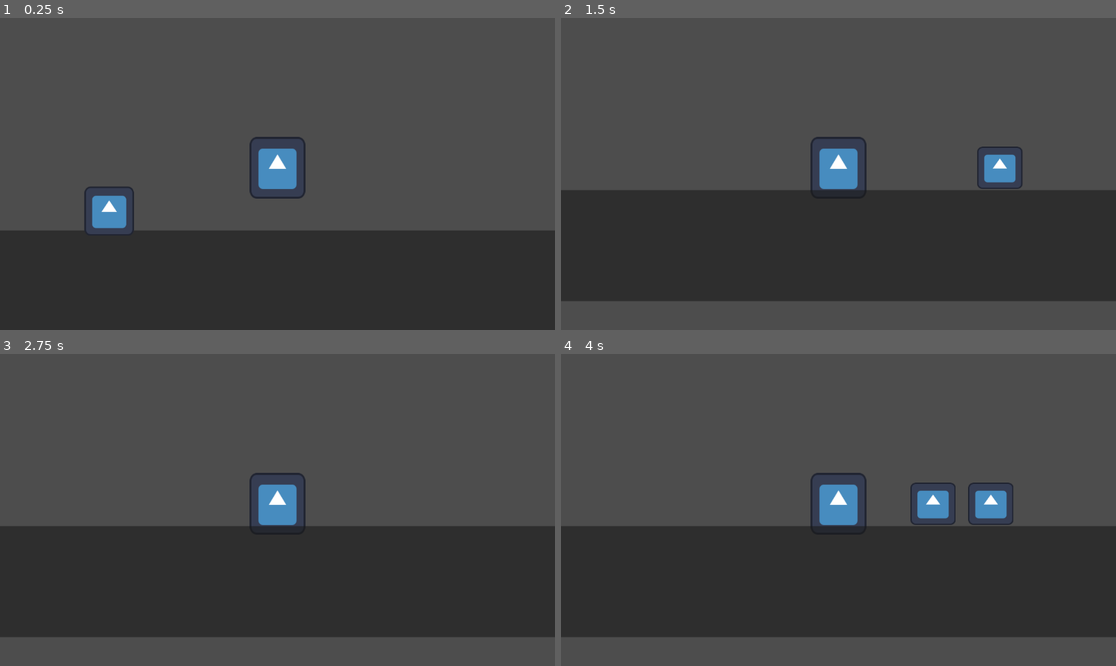
Above: before the commit, frames 1-4 (two rows, left to right).
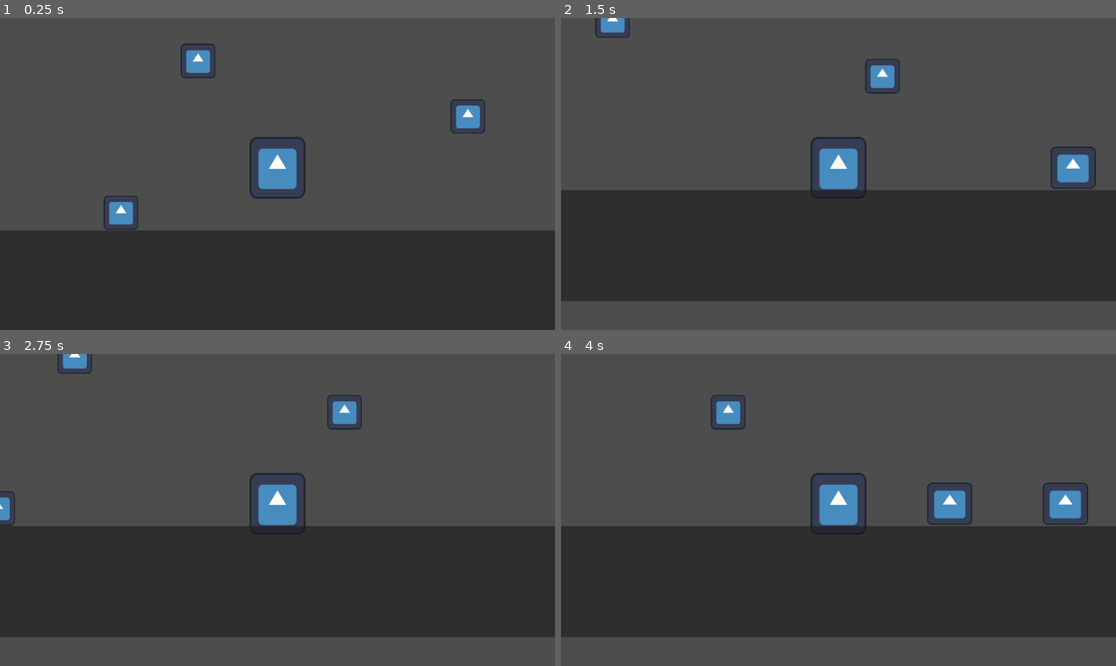
Above: after the commit, the same moments.

Repository: pieberrykinnie/witchs-forest
Game: Godot game, scene res://World.tscn
The game is run twice, just before and just after one commit, with the same random seed, the same clock (stepped at 60 frames per second) and the same inputs. This scene is started directly instead of the project's main scene. The engine's default icon, where the game draws it, is replaced by a stand-in: a white triangle on a blue panel in a dark square.
Inputs:
- Up to frame 1 (0.25 s): no input
- Up to frame 2 (1.5 s): tap Enter (ui_accept) at 0.5, 0.77 s; hold Right (ui_right) from 0.53 s (still down)
- Up to frame 3 (2.75 s): tap Enter (ui_accept) at 1.52 s; release Right (ui_right) at 2.03 s; hold Left (ui_left) from 2.03 s (still down)
- Up to frame 4 (4 s): release Left (ui_left) at 2.78 s; hold Right (ui_right) from 2.78 s (still down); tap Enter (ui_accept) at 3.02, 3.77 s

The runs differ from the first frame. In frame 1, 1.7% of the frame differs, in the area x 15-88%, y 8-70%; in frame 2, 2.0%; in frame 3, 0.8%; in frame 4, 2.5%, in the area x 27-95%, y 13-55%.

Commit message:
Add files via upload
Changes: 
1/ Adding bat enemies (if want to add more bats, please read the comment in the main scene (scene: World))
2/ Player will jump once getting hit by enemies

Diff:
--- /dev/null
+++ b/Player/Bat_4.tscn
@@ -0,0 +1,31 @@
+[gd_scene load_steps=3 format=3 uid="uid://c7nqbnjs8wa1o"]
+
+[ext_resource type="PackedScene" uid="uid://b563ksapfq2qu" path="res://bat.tscn" id="1_slrcm"]
+
+[sub_resource type="CircleShape2D" id="CircleShape2D_gd3fo"]
+radius = 247.703
+
+[node name="CharacterBody2D" type="CharacterBody2D"]
+position = Vector2(114, 81)
+collision_layer = 4
+collision_mask = 2
+
+[node name="Bat" parent="." instance=ExtResource("1_slrcm")]
+position = Vector2(-8, 8)
+
+[node name="Bat2" parent="." instance=ExtResource("1_slrcm")]
+position = Vector2(-29, 20)
+
+[node name="Bat3" parent="." instance=ExtResource("1_slrcm")]
+position = Vector2(6, 32)
+
+[node name="Bat4" parent="." instance=ExtResource("1_slrcm")]
+position = Vector2(22, 10)
+
+[node name="PlayerDetection" type="Area2D" parent="."]
+collision_layer = 4
+collision_mask = 2
+
+[node name="CollisionShape2D" type="CollisionShape2D" parent="PlayerDetection"]
+position = Vector2(-3, 20)
+shape = SubResource("CircleShape2D_gd3fo")
--- /dev/null
+++ b/Player/World.gd
@@ -0,0 +1,13 @@
+extends Node2D
+
+#if we want to have more bats, we have to call each nodes (could use for loop to do so)
+var bat_in_tree = true
+
+func _process(delta):
+	if bat_in_tree:
+		if $Bat.detect_player:
+			$Bat.attack($Player.position)
+
+		if $Bat.die:
+			bat_in_tree = false
+			$Bat.destroy()
--- a/Player/World.tscn
+++ b/Player/World.tscn
@@ -1,7 +1,9 @@
-[gd_scene load_steps=6 format=3 uid="uid://ci26oee24f1nj"]
+[gd_scene load_steps=8 format=3 uid="uid://ci26oee24f1nj"]
 
+[ext_resource type="Script" path="res://World.gd" id="1_d6wgs"]
 [ext_resource type="PackedScene" uid="uid://poiiqfx767ws" path="res://player.tscn" id="1_vajfr"]
 [ext_resource type="PackedScene" uid="uid://ch5cdrttnt2dl" path="res://slime.tscn" id="2_5mn6s"]
+[ext_resource type="PackedScene" uid="uid://b563ksapfq2qu" path="res://bat.tscn" id="3_hvra3"]
 
 [sub_resource type="RectangleShape2D" id="RectangleShape2D_db4ot"]
 size = Vector2(239.5, 683.5)
@@ -14,13 +16,14 @@
 
 [node name="World" type="Node2D"]
 position = Vector2(-77, 58)
+script = ExtResource("1_d6wgs")
 
-[node name="Node2D" parent="." instance=ExtResource("1_vajfr")]
-position = Vector2(615, 184)
+[node name="Player" parent="." instance=ExtResource("1_vajfr")]
+position = Vector2(700, 184)
 
 [node name="StaticBody2D" type="StaticBody2D" parent="."]
 position = Vector2(226, 42)
-collision_mask = 6
+collision_mask = 0
 
 [node name="CollisionShape2D" type="CollisionShape2D" parent="StaticBody2D"]
 position = Vector2(-157, 219)
@@ -45,3 +48,13 @@
 offset_bottom = 442.0
 
 [node name="Slime" parent="." instance=ExtResource("2_5mn6s")]
+position = Vector2(2059, 328)
+
+[node name="Bat" parent="." instance=ExtResource("3_hvra3")]
+position = Vector2(496, 280)
+
+[node name="Bat2" parent="." instance=ExtResource("3_hvra3")]
+position = Vector2(596, 78)
+
+[node name="Bat3" parent="." instance=ExtResource("3_hvra3")]
+position = Vector2(946, 150)
--- /dev/null
+++ b/Player/bat.gd
@@ -0,0 +1,42 @@
+extends CharacterBody2D
+
+
+const SPEED = 1.0
+
+var detect_player = false
+var hp = 1
+var die = false
+
+func _physics_process(delta):
+
+
+	move_and_slide()
+
+
+func _on_player_detection_body_entered(body):
+	detect_player = true
+	#attack(body.position)
+
+func attack(pos):
+
+	var hypo = sqrt((pos.x - position.x)*(pos.x - position.x) + (pos.y - position.y)*(pos.y - position.y))
+	var x
+	var y
+
+
+	x = SPEED*(pos.x - position.x)/hypo
+	y = SPEED*(pos.y - position.y)/hypo
+
+	if is_on_floor():
+		y -= 2*abs((pos.y - position.y)/hypo)
+	position += Vector2(x, y)
+
+
+func _on_bullet_detection_body_entered(body):
+	hp -= 1
+	print("Got shot")
+	if hp <= 0:
+		die = true
+
+func destroy():
+	queue_free()
--- /dev/null
+++ b/Player/bat.tscn
@@ -0,0 +1,49 @@
+[gd_scene load_steps=6 format=3 uid="uid://b563ksapfq2qu"]
+
+[ext_resource type="Texture2D" uid="uid://bpqwhkvjwiv23" path="res://icon.svg" id="1_bcx0t"]
+[ext_resource type="Script" path="res://bat.gd" id="1_qdvlp"]
+
+[sub_resource type="CircleShape2D" id="CircleShape2D_0mjj7"]
+radius = 134.634
+
+[sub_resource type="RectangleShape2D" id="RectangleShape2D_xupc5"]
+size = Vector2(46, 51)
+
+[sub_resource type="RectangleShape2D" id="RectangleShape2D_un75x"]
+size = Vector2(44, 43)
+
+[node name="Bat" type="CharacterBody2D"]
+position = Vector2(58, 23)
+collision_layer = 4
+collision_mask = 3
+script = ExtResource("1_qdvlp")
+
+[node name="Sprite2D" type="Sprite2D" parent="."]
+position = Vector2(1, -2.38419e-07)
+scale = Vector2(0.35, 0.35)
+texture = ExtResource("1_bcx0t")
+
+[node name="PlayerDetection" type="Area2D" parent="."]
+collision_layer = 4
+collision_mask = 2
+
+[node name="CollisionShape2D2" type="CollisionShape2D" parent="PlayerDetection"]
+position = Vector2(1, -0.5)
+shape = SubResource("CircleShape2D_0mjj7")
+
+[node name="CollisionShape2D" type="CollisionShape2D" parent="."]
+position = Vector2(1, 4.5)
+shape = SubResource("RectangleShape2D_xupc5")
+debug_color = Color(0.643137, 0.388235, 0.894118, 0.419608)
+
+[node name="BulletDetection" type="Area2D" parent="."]
+collision_layer = 4
+collision_mask = 8
+
+[node name="CollisionShape2D" type="CollisionShape2D" parent="BulletDetection"]
+position = Vector2(1, -0.5)
+shape = SubResource("RectangleShape2D_un75x")
+debug_color = Color(0.631373, 0.517647, 0.345098, 0.419608)
+
+[connection signal="body_entered" from="PlayerDetection" to="." method="_on_player_detection_body_entered"]
+[connection signal="body_entered" from="BulletDetection" to="." method="_on_bullet_detection_body_entered"]
--- a/Player/fireball.gd
+++ b/Player/fireball.gd
@@ -9,3 +9,7 @@
 func _process(delta):
 	var velocity = Vector2.UP.rotated(PI/2)*speed
 	position += velocity*delta*toward
+
+
+func _on_collision_happens_body_entered(body):
+	queue_free()
--- a/Player/fireball.tscn
+++ b/Player/fireball.tscn
@@ -1,10 +1,13 @@
-[gd_scene load_steps=4 format=3 uid="uid://c0ma6ocn5xtjr"]
+[gd_scene load_steps=5 format=3 uid="uid://c0ma6ocn5xtjr"]
 
 [ext_resource type="Script" path="res://fireball.gd" id="1_3apt5"]
 [ext_resource type="Texture2D" uid="uid://bpqwhkvjwiv23" path="res://icon.svg" id="2_565vs"]
 
 [sub_resource type="RectangleShape2D" id="RectangleShape2D_2v2sy"]
 size = Vector2(56, 53)
+
+[sub_resource type="RectangleShape2D" id="RectangleShape2D_gattg"]
+size = Vector2(49, 44)
 
 [node name="CharacterBody2D" type="CharacterBody2D"]
 position = Vector2(132, 92)
@@ -20,3 +23,13 @@
 position = Vector2(1, 0)
 scale = Vector2(0.460938, 0.429688)
 texture = ExtResource("2_565vs")
+
+[node name="Collision Happens" type="Area2D" parent="."]
+collision_mask = 5
+
+[node name="CollisionShape2D" type="CollisionShape2D" parent="Collision Happens"]
+position = Vector2(0.5, 0)
+shape = SubResource("RectangleShape2D_gattg")
+debug_color = Color(0.882353, 0.270588, 0.513726, 0.419608)
+
+[connection signal="body_entered" from="Collision Happens" to="." method="_on_collision_happens_body_entered"]
--- a/Player/player.gd
+++ b/Player/player.gd
@@ -2,7 +2,7 @@
 
 
 const fireball_path = preload("res://fireball.tscn")
-const SPEED = 300.0
+const SPEED = 200.0
 const JUMP_VELOCITY = -400.0
 const COOLDOWN = 0.5
 
@@ -50,7 +50,19 @@
 
 func _on_area_2d_body_entered(body):
 	hp -= 1
-	print(hp)
+	#print(hp)
 	if hp == 0:
 		hp = 8
 		get_tree().reload_current_scene()
+
+
+
+func _on_enemy_detection_body_entered(body):
+	hp -= 1
+	#print(hp)
+	if hp == 0:
+		hp = 8
+		get_tree().reload_current_scene()
+	velocity.y = JUMP_VELOCITY
+	velocity.x = -toward*SPEED
+	move_and_slide()
--- a/Player/player.tscn
+++ b/Player/player.tscn
@@ -26,12 +26,13 @@
 position = Vector2(0, 8)
 zoom = Vector2(1.6, 1.6)
 
-[node name="Area2D" type="Area2D" parent="."]
+[node name="EnemyDetection" type="Area2D" parent="."]
 collision_layer = 2
 collision_mask = 4
 
-[node name="CollisionShape2D" type="CollisionShape2D" parent="Area2D"]
+[node name="CollisionShape2D" type="CollisionShape2D" parent="EnemyDetection"]
 shape = SubResource("RectangleShape2D_qa6mr")
 debug_color = Color(0.760784, 0.25098, 0.92549, 0.419608)
 
-[connection signal="body_entered" from="Area2D" to="." method="_on_area_2d_body_entered"]
+[connection signal="body_entered" from="EnemyDetection" to="." method="_on_area_2d_body_entered"]
+[connection signal="body_entered" from="EnemyDetection" to="." method="_on_enemy_detection_body_entered"]
--- a/Player/project.godot
+++ b/Player/project.godot
@@ -14,3 +14,10 @@
 run/main_scene="res://player.tscn"
 config/features=PackedStringArray("4.2", "Forward Plus")
 config/icon="res://icon.svg"
+
+[layer_names]
+
+2d_render/layer_1="Map"
+2d_render/layer_2="Player"
+2d_render/layer_3="Slime"
+2d_render/layer_4="FireBall"
--- a/Player/slime.gd
+++ b/Player/slime.gd
@@ -22,12 +22,13 @@
 
 func _on_wall_detection_body_entered(body):
 	toward *= (-1)
-	print("touching wall")
+	#print("touching wall")
 
 
 
 
 func _on_bullet_detection_body_entered(body):
 	hp -= 1
+	print("Got shot")
 	if hp <= 0:
 		queue_free()
--- a/Player/slime.tscn
+++ b/Player/slime.tscn
@@ -13,7 +13,7 @@
 size = Vector2(20, 48)
 
 [sub_resource type="RectangleShape2D" id="RectangleShape2D_hsxx3"]
-size = Vector2(64, 64)
+size = Vector2(80, 64)
 
 [node name="Slime" type="CharacterBody2D"]
 position = Vector2(400, 256)
@@ -29,10 +29,9 @@
 debug_color = Color(0.792157, 0.32549, 0.701961, 0.419608)
 
 [node name="WallDetection" type="Area2D" parent="."]
-collision_mask = 8
 
 [node name="CollisionShape2D" type="CollisionShape2D" parent="WallDetection"]
-position = Vector2(-46, 0)
+position = Vector2(-40, 0)
 shape = SubResource("RectangleShape2D_kd4np")
 
 [node name="CollisionShape2D2" type="CollisionShape2D" parent="WallDetection"]
@@ -40,6 +39,8 @@
 shape = SubResource("RectangleShape2D_og4pe")
 
 [node name="BulletDetection" type="Area2D" parent="."]
+collision_layer = 4
+collision_mask = 8
 
 [node name="CollisionShape2D" type="CollisionShape2D" parent="BulletDetection"]
 shape = SubResource("RectangleShape2D_hsxx3")
